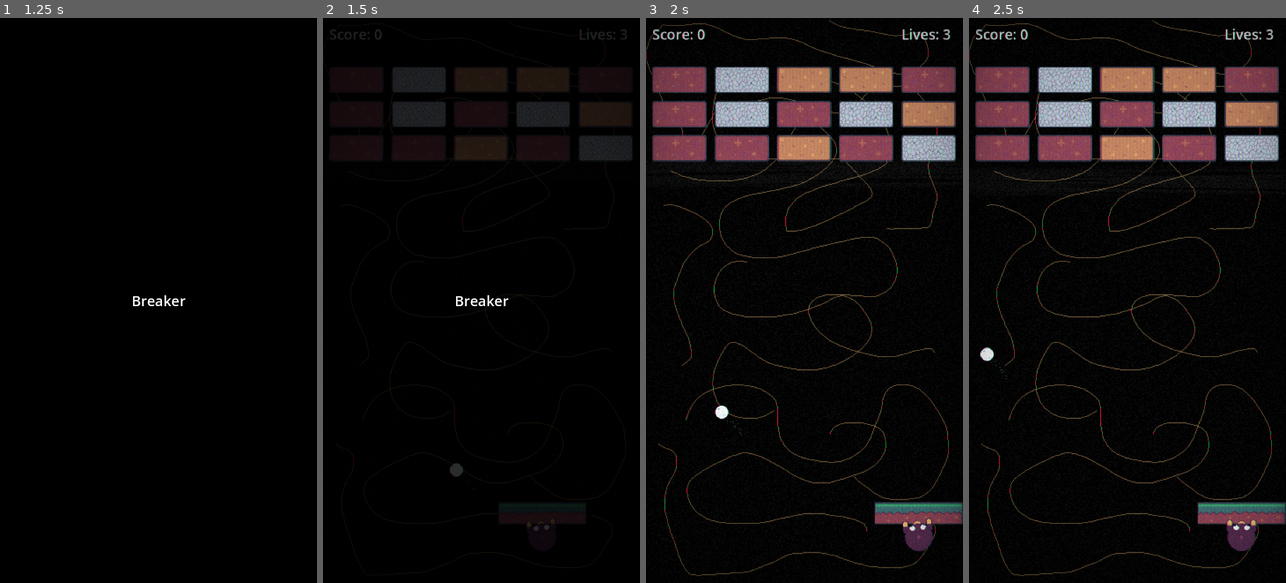
Above: before the commit, frames 1-4 (left to right).
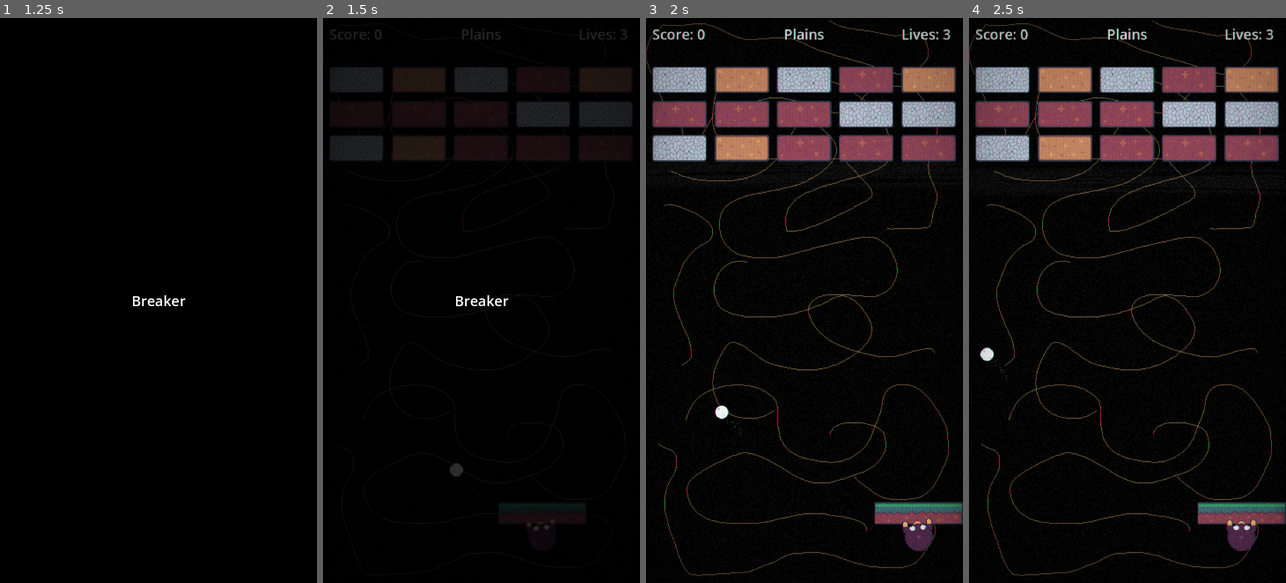
Above: after the commit, the same moments.

Repository: ant290/MoleBreaker
Game: Godot game, scene res://scenes/menu.tscn
Same seed, same stepped clock (60 frames per second), same inputs: the game is played once before the commit and once after it.
Inputs (mouse positions are in pixels of both pictures, inside the frame that each line leads up to):
- Up to frame 1 (1.25 s): click "PLAY" at 0.5 s
- Up to frame 2 (1.5 s): move the mouse to (551, 272) at 1.27 s; hold Right (ui_right) from 1.28 s (still down); click (551, 272) at 1.42 s
- Up to frame 3 (2 s): keep holding Right (ui_right)
- Up to frame 4 (2.5 s): release Right (ui_right) at 2 s; drag from (1064, 328) to (1111, 413) at 2.02 s

Frame 1 is identical in both runs. In frame 2, 0.1% of the frame differs, in the area x 15-85%, y 1-25%; in frame 3, 8.0%; in frame 4, 8.0%, in the area x 2-98%, y 1-26%.

Commit message:
Level generation based on data from the consts file

Diff:
--- a/mole-breaker/scenes/brickBreaker/level.tscn
+++ b/mole-breaker/scenes/brickBreaker/level.tscn
@@ -7,6 +7,7 @@
 [ext_resource type="Texture2D" uid="uid://by885h87iwnui" path="res://assets/background dirt.png" id="2_ppgk2"]
 [ext_resource type="PackedScene" uid="uid://c00uaxwxq1i2b" path="res://scenes/brickBreaker/ball.tscn" id="2_w7c3h"]
 [ext_resource type="Script" uid="uid://bfk12tdquv0b7" path="res://scripts/player_ui.gd" id="4_mx8sn"]
+[ext_resource type="LabelSettings" uid="uid://cudps360vqhad" path="res://themes/level_label_settings.tres" id="7_0sdye"]
 [ext_resource type="PackedScene" uid="uid://d32bg47cji12w" path="res://scenes/inventory_popup.tscn" id="7_klq6b"]
 [ext_resource type="PackedScene" uid="uid://cdkondhkrlc2b" path="res://scenes/shaders/crt_shader.tscn" id="9_k34ab"]
 
@@ -15,13 +16,6 @@
 
 [sub_resource type="RectangleShape2D" id="RectangleShape2D_w8frs"]
 size = Vector2(720, 7)
-
-[sub_resource type="LabelSettings" id="LabelSettings_w8frs"]
-font_size = 32
-outline_size = 3
-outline_color = Color(0, 0, 0, 1)
-shadow_size = 3
-shadow_color = Color(0.043137256, 0.043137256, 0.043137256, 0.8117647)
 
 [sub_resource type="RectangleShape2D" id="RectangleShape2D_ppgk2"]
 size = Vector2(720, 11)
@@ -68,7 +62,7 @@
 offset_right = 172.0
 offset_bottom = 60.0
 text = "Score: 100"
-label_settings = SubResource("LabelSettings_w8frs")
+label_settings = ExtResource("7_0sdye")
 
 [node name="LivesText" type="Label" parent="CanvasLayer" unique_id=316687985]
 anchors_preset = 1
@@ -79,7 +73,20 @@
 offset_bottom = 60.0
 grow_horizontal = 0
 text = "Lives: 4"
-label_settings = SubResource("LabelSettings_w8frs")
+label_settings = ExtResource("7_0sdye")
+
+[node name="LevelName" type="Label" parent="CanvasLayer" unique_id=265267075]
+anchors_preset = 5
+anchor_left = 0.5
+anchor_right = 0.5
+offset_left = -86.5
+offset_top = 15.0
+offset_right = 86.5
+offset_bottom = 60.0
+grow_horizontal = 2
+text = "LevelName"
+label_settings = ExtResource("7_0sdye")
+horizontal_alignment = 1
 
 [node name="Inventory" parent="CanvasLayer" unique_id=1198923052 instance=ExtResource("7_klq6b")]
 visible = false
--- /dev/null
+++ b/mole-breaker/scripts/brickBreaker/brick_chance.gd
@@ -0,0 +1,7 @@
+extends RefCounted
+class_name BrickChance
+
+var brick_type : GameConstants.BrickType
+var brick_chance_weight : float
+var min_chance : float
+var max_chance : float
--- a/mole-breaker/scripts/brickBreaker/level.gd
+++ b/mole-breaker/scripts/brickBreaker/level.gd
@@ -26,6 +26,8 @@
 var rows  = 3
 var margin = 13.33
 
+var levelName : String
+
 # Called when the node enters the scene tree for the first time.
 func _ready() -> void:
 	match OS.get_name():
@@ -46,45 +48,69 @@
 	pass
 
 
-func setupLevel():
+func setupLevel() -> void:
 	PlayerStats.lives = 3
 
-	for r in rows:
-		for c in columns:
-			var col_pos = 64 + (c * 128)
-			var col_margins = margin + (c * margin)
+	var locationDetails = GameConstants.LOCATION_DETAILS.get(PlayerStats.currentLocation)
+	if locationDetails == null:
+		get_tree().change_scene_to_file("res://scenes/town/town.tscn")
+	else:
+		levelName = locationDetails.get("Name", "")
 
-			var row_pos = 128 + (r * 64)
-			var row_margins = margin + (r * margin)
+		#build bricks
+		var totalChances = -1
+		var brickChanceMappings : Array[BrickChance] = []
+		var locationBricksPart = locationDetails.get("Bricks", {})
+		for key in locationBricksPart:
+			var brickChance : BrickChance = BrickChance.new()
+			brickChance.brick_type = key
+			brickChance.brick_chance_weight = float(locationBricksPart[key])
+			brickChance.min_chance = totalChances + 1
+			brickChance.max_chance = brickChance.min_chance + brickChance.brick_chance_weight
+			totalChances = brickChance.max_chance
+			brickChanceMappings.append(brickChance)
 
-			var newBrick : BreakableBrick = brickObject.instantiate()
-			var random_num = randi() % 10 + 1
-			match random_num:
-				8, 9, 10:
-					newBrick.healthy_texture = imgBrickRock
-					newBrick.damaged_texture = imgBrickRockDamaged
-					newBrick.starting_health = rockHealth
-					newBrick.points_per_hit = rockPointsPerHit
-					newBrick.brick_type = GameConstants.BrickType.BRICK_ROCK
-				5, 6, 7:
-					newBrick.healthy_texture = imgBrickWood
-					newBrick.damaged_texture = imgBrickWoodDamaged
-					newBrick.starting_health = woodHealth
-					newBrick.points_per_hit = woodPointsPerHit
-					newBrick.brick_type = GameConstants.BrickType.BRICK_WOOD
-				_:
-					newBrick.healthy_texture = imgBrickDirt
-					newBrick.damaged_texture = imgBrickDirtDamaged
-					newBrick.starting_health = dirtHealth
-					newBrick.points_per_hit = dirtPointsPerHit
-					newBrick.brick_type = GameConstants.BrickType.BRICK_DIRT
-			#print(newBrick.position)
-			newBrick.position = Vector2(col_margins + col_pos, row_margins + row_pos)
-			add_child(newBrick)
+		for r in rows:
+			for c in columns:
+				var col_pos = 64 + (c * 128)
+				var col_margins = margin + (c * margin)
 
-	#listen for breaks to know when complete
-	var bricks = get_children().filter(GameConstants.is_brick)
-	bricks.map(subscribe_to_brick)
+				var row_pos = 128 + (r * 64)
+				var row_margins = margin + (r * margin)
+
+				var newBrick : BreakableBrick = brickObject.instantiate()
+				var random_num = randi() % int(totalChances) + 1
+				#for bricks in chance mappings
+				for brickChance in brickChanceMappings:
+					#if random_num between min and max chance.. then create that brick type
+					if random_num >= brickChance.min_chance and random_num <= brickChance.max_chance:
+						match brickChance.brick_type:
+							GameConstants.BrickType.BRICK_DIRT:
+								newBrick.healthy_texture = imgBrickDirt
+								newBrick.damaged_texture = imgBrickDirtDamaged
+								newBrick.starting_health = dirtHealth
+								newBrick.points_per_hit = dirtPointsPerHit
+								newBrick.brick_type = GameConstants.BrickType.BRICK_DIRT
+							GameConstants.BrickType.BRICK_ROCK:
+								newBrick.healthy_texture = imgBrickRock
+								newBrick.damaged_texture = imgBrickRockDamaged
+								newBrick.starting_health = rockHealth
+								newBrick.points_per_hit = rockPointsPerHit
+								newBrick.brick_type = GameConstants.BrickType.BRICK_ROCK
+							GameConstants.BrickType.BRICK_WOOD:
+								newBrick.healthy_texture = imgBrickWood
+								newBrick.damaged_texture = imgBrickWoodDamaged
+								newBrick.starting_health = woodHealth
+								newBrick.points_per_hit = woodPointsPerHit
+								newBrick.brick_type = GameConstants.BrickType.BRICK_WOOD
+
+				#print(newBrick.position)
+				newBrick.position = Vector2(col_margins + col_pos, row_margins + row_pos)
+				add_child(newBrick)
+
+		#listen for breaks to know when complete
+		var bricks = get_children().filter(GameConstants.is_brick)
+		bricks.map(subscribe_to_brick)
 
 func subscribe_to_brick(brick: BreakableBrick) -> void:
 	brick.OnBreak.connect(_on_brick_break)
--- a/mole-breaker/scripts/globals/player_stats.gd
+++ b/mole-breaker/scripts/globals/player_stats.gd
@@ -3,6 +3,8 @@
 var score : int = 0
 var lives: int = 4
 var brickInventory: Dictionary[GameConstants.BrickType, int] = {}
+
+var currentLocation : GameConstants.BreakerLocationType
 
 # Called when the node enters the scene tree for the first time.
 func _ready() -> void:
--- a/mole-breaker/scripts/player_ui.gd
+++ b/mole-breaker/scripts/player_ui.gd
@@ -6,6 +6,8 @@
 
 @onready var lives_text : Label = $LivesText
 @export var lives_text_prompt : String = "Lives: "
+
+@onready var level_name: Label = $LevelName
 
 @onready var inventory : InventoryPopup = $Inventory
 
@@ -36,8 +38,8 @@
 	_handle_open_close_inventory(true)
 
 func load_bricks() -> void:
+	level_name.text = level.levelName
 	current_level_bricks = level.get_children().filter(GameConstants.is_brick)
-
 	current_level_bricks.map(subscribe_to_brick)
 
 func subscribe_to_brick(brick: BreakableBrick) -> void:
--- a/mole-breaker/scripts/quests_popup.gd
+++ b/mole-breaker/scripts/quests_popup.gd
@@ -46,6 +46,7 @@
 	embark_sound.play()
 
 	#somehow load a level properly
+	PlayerStats.currentLocation = locationId
 	SceneTransitions.fade_out("Level Name")
 	await SceneTransitions.fade_complete
 
--- /dev/null
+++ b/mole-breaker/themes/level_label_settings.tres
@@ -0,0 +1,8 @@
+[gd_resource type="LabelSettings" format=3 uid="uid://cudps360vqhad"]
+
+[resource]
+font_size = 32
+outline_size = 3
+outline_color = Color(0, 0, 0, 1)
+shadow_size = 3
+shadow_color = Color(0.043137256, 0.043137256, 0.043137256, 0.8117647)
Not shown, added: mole-breaker/scripts/brickBreaker/brick_chance.gd.uid
